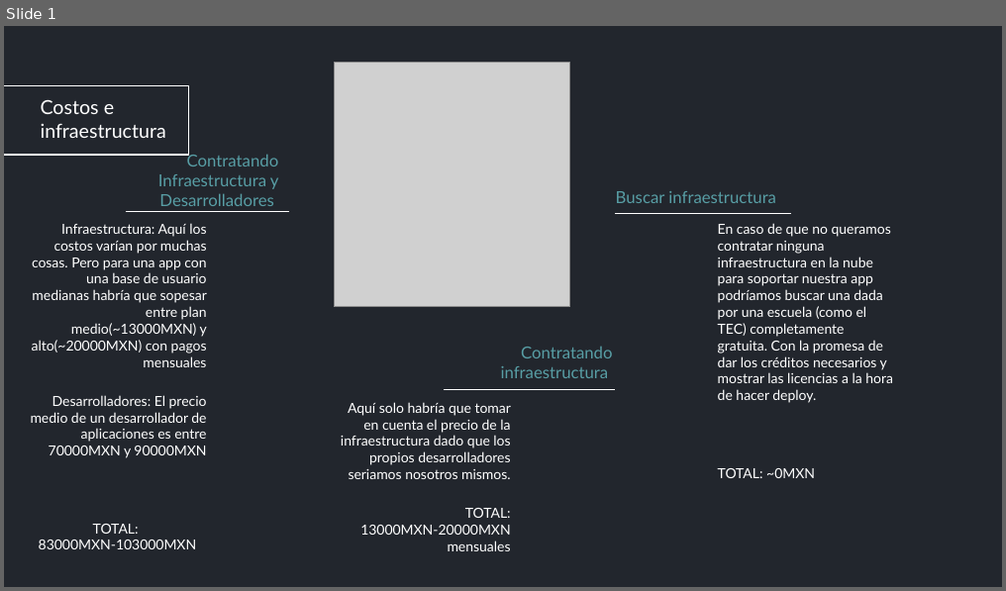
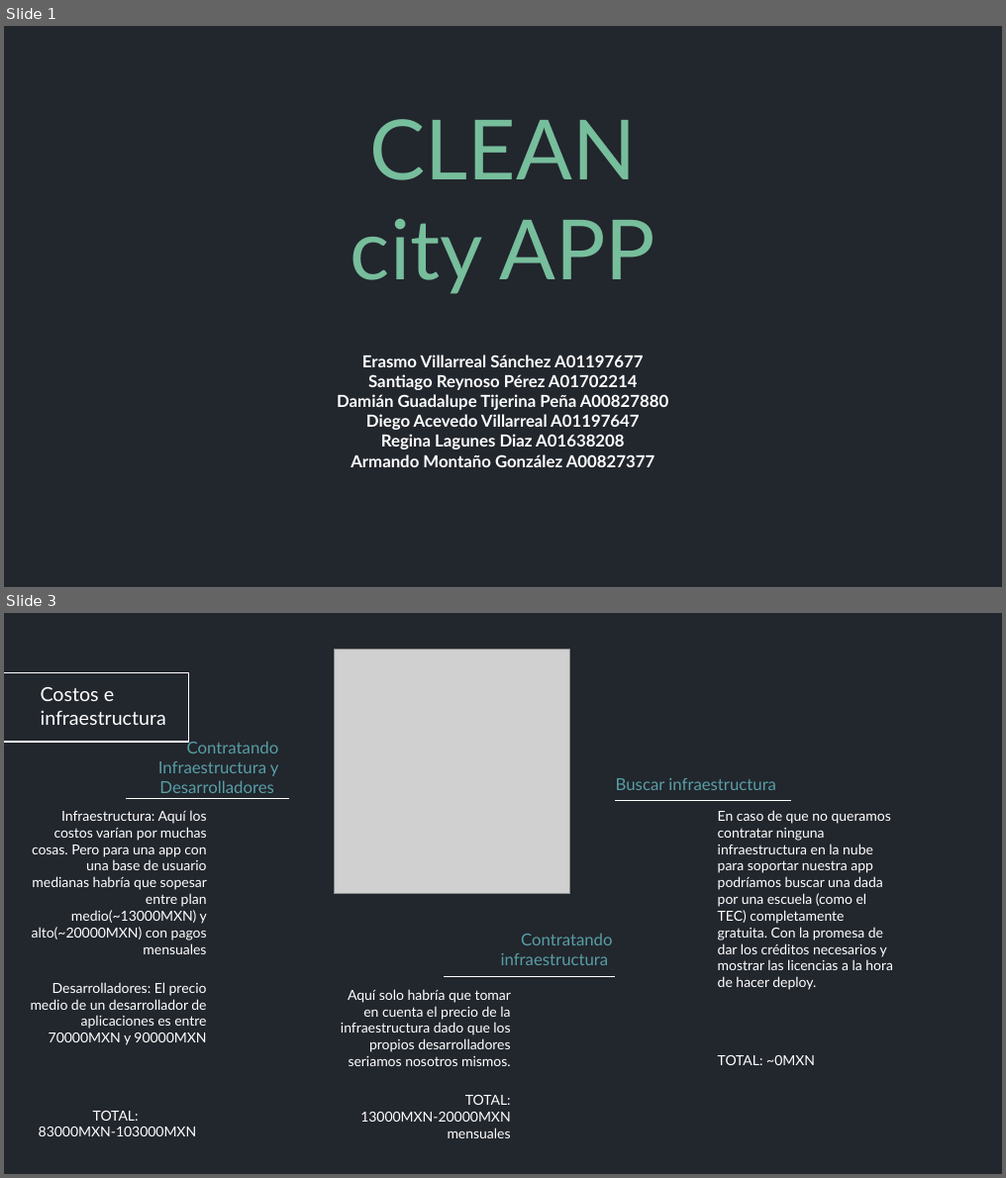
Before and after one commit to ArmandoMG/SemanaTecFinal, a slide deck: Proyecto Final Progra.pptx. Shown one above the other, each under a label of ours: slide 1 before the commit, slides 1 and 3 after it; the slides between them are not shown. The pictures are 1006x591 and 1006x1178 pixels, drawn with LibreOffice and Linux fonts; fonts in the diff are those of the drawing; grey boxes stand for pictures; background and template pictures are left out. Boxes give left, top, right and bottom in pixels: in the first picture for what was removed or moved away, otherwise in the second. Text is boxed around its words. In the diff, an @@ line names an element or a change of style, - is before the commit and + after.

```diff
--- a/Proyecto Final Progra.pptx
+++ b/Proyecto Final Progra.pptx
@@ slide 1 added at box(4, 26, 1002, 587), background picture (left out) @@
@@ title added at box(350, 119, 655, 294), 60 pt, text #77BE9C @@
+CLEAN city APP
@@ subtitle added at box(337, 355, 668, 468), 12 pt, text #FFFFFF, bold @@
+Erasmo Villarreal Sánchez A01197677
+Santiago Reynoso Pérez A01702214
+Damián Guadalupe Tijerina Peña A00827880
+Diego Acevedo Villarreal A01197647
+Regina Lagunes Diaz A01638208
+Armando Montaño González A00827377
@@ what was slide 1 is now slide 3 @@
```
Also in this commit, not shown: 1 other slide added, 1 other file.
